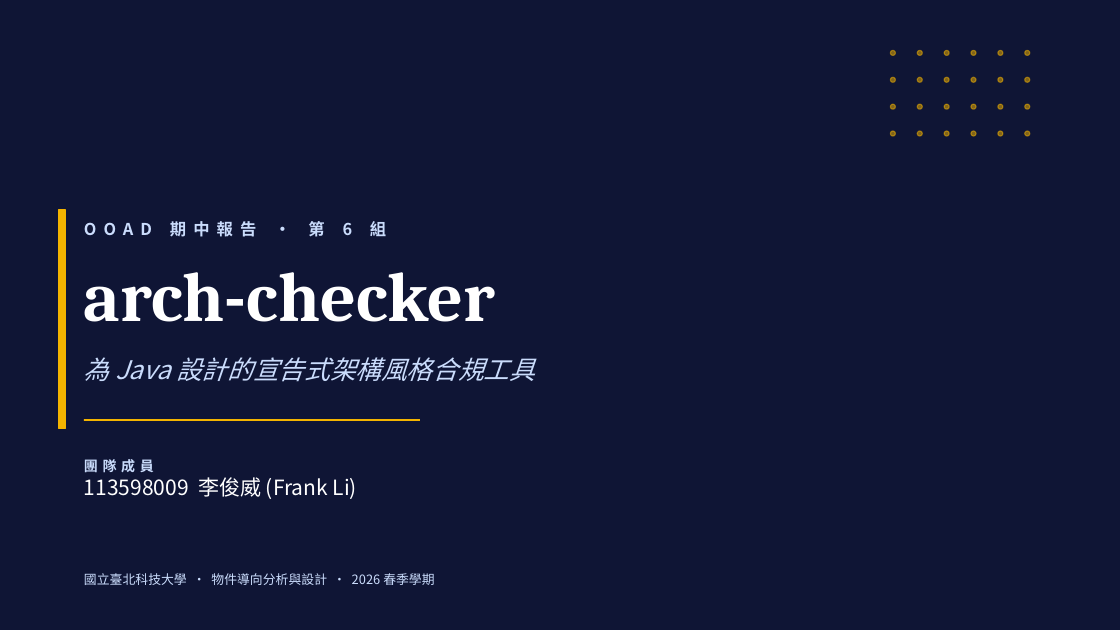
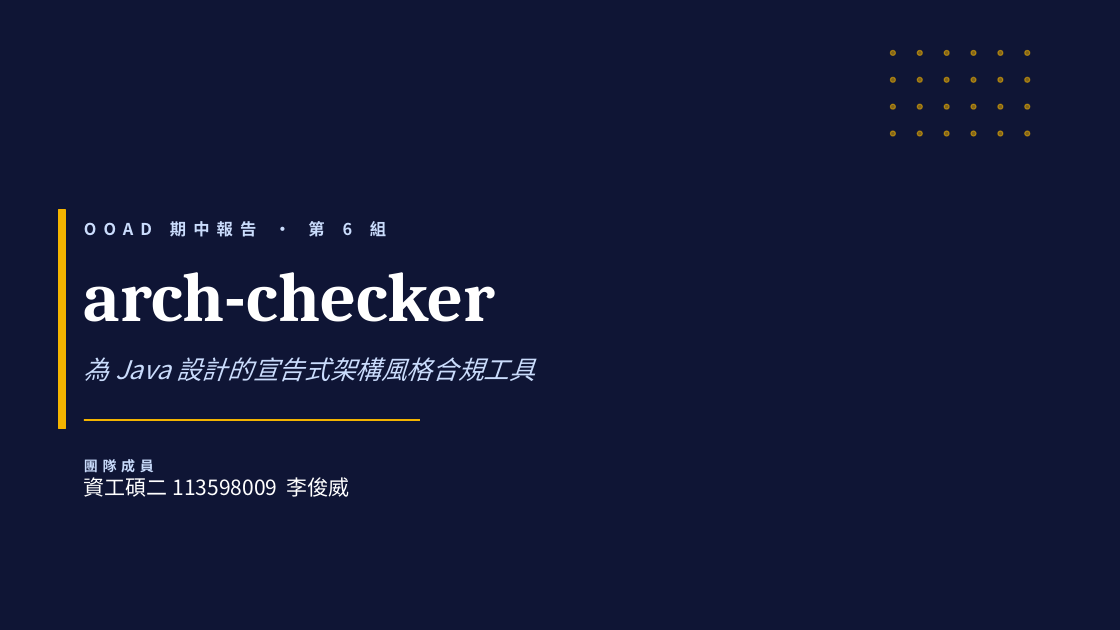
Before and after one commit to chun-wei0413/arch-checker, a slide deck: slide 1 of hw/Midterm/midterm-team6.pptx. Drawn at 1120x630 pixels with LibreOffice and Linux fonts; fonts in the diff are those of the drawing. Boxes give left, top, right and bottom in pixels: in the first picture for what was removed or moved away, otherwise in the second. Text is boxed around its words. In the diff, an @@ line names an element or a change of style, - is before the commit and + after.

```diff
--- a/hw/Midterm/midterm-team6.pptx
+++ b/hw/Midterm/midterm-team6.pptx
@@ text at <box>84,477,350,497</box>: text changed @@
-113598009 李俊威 (Frank Li)
+資工碩二 113598009 李俊威
@@ text removed at <box>84,573,434,585</box> @@
-國立臺北科技大學 · 物件導向分析與設計 · 2026 春季學期
```
Also in this commit, not shown: 15 other slides changed, 5 slides added, 4 slides removed, 1 other file.
